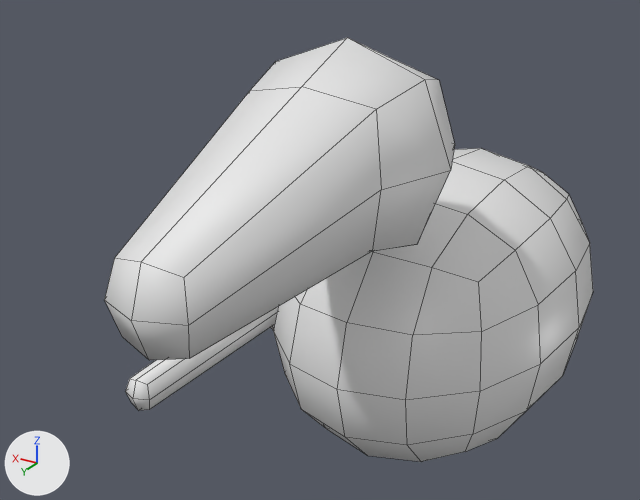
The Blender file datas/meshes/dodo.blend, before and after one commit.
Before and after are seen from a camera (50 mm lens) standing at (-1.86, 4.53, 2.36) and looking at (0.35, 0.84, 0.52). Arrows for +X, +Y and +Z are at lower left; the lights stay in place. Mesh edges are drawn as thin lines.

The first picture shows '0-body', '2-lower-leg', '3-head'.
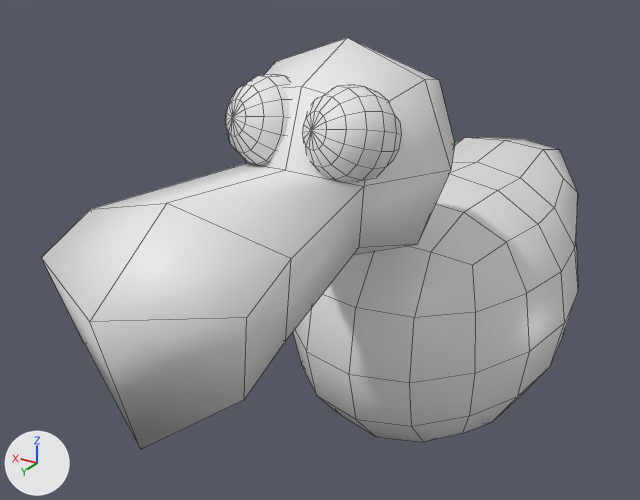
Changed parts and their boxes (x1, y1, x2, y2) in the pictures (640 x 500 px; the box of a moved part takes in the faces that stretch with it):
'3-head', reshaped (18% wider, 28% taller): before (104, 38, 455, 360); after (42, 38, 455, 449)
'0-body', reshaped (11% narrower): before (273, 148, 593, 462); after (293, 137, 578, 442)
part 2 of me_cube_003, added: after (225, 74, 289, 166)
part 3 of me_cube_003, added: after (302, 84, 401, 182)
part 4 of me_cube_003, moved or reshaped: before (104, 87, 451, 360); after (42, 87, 451, 449)
'2-lower-leg', unchanged, covered by the edit: before (126, 307, 278, 410)

Patch to the scene script:
```diff
--- a/datas/meshes/dodo.blend.py
+++ b/datas/meshes/dodo.blend.py
@@ me_cube @@
 # used by ob_0_body; location = (0.0, 0.0, 0.0)
-me_cube.from_pydata(...)  # 98 vertices, 96 faces; spans x -0.84..0.84, y -1.26..1.26, z -0.84..0.84
+me_cube.from_pydata(...)  # 98 vertices, 96 faces; spans x -0.76..0.76, y -1.29..1.14, z -0.75..0.77
+# me_cube part 1: 98 of 98 vertices moved; they spanned x -0.84..0.84, y -1.26..1.26, z -0.84..0.84 and now span x -0.76..0.76, y -1.29..1.14, z -0.75..0.77; mean shift (0.0, -0.02, 0.05); largest move (-0.32, -1.09, 0.32) -> (-0.28, -1.22, 0.63)
 me_cube.materials.append(mat_material)
@@ me_cube_003 @@
 # used by ob_3_head; location = (0.0, 1.2, 1.2)
-me_cube_003.from_pydata(...)  # 34 vertices, 32 faces; spans x -0.5..0.5, y -0.5..1.43, z -0.5..0.5
+me_cube_003.from_pydata(...)  # 266 vertices, 292 faces; spans x -0.5..0.5, y -0.5..1.61, z -0.7..0.5
+# me_cube_003 part 2: a new loose piece of 114 vertices spanning x -0.01..0.39, y 0.1..0.5, z -0.02..0.38
+# me_cube_003 part 3: a new loose piece of 114 vertices spanning x -0.39..0.01, y 0.1..0.5, z -0.02..0.38
+# me_cube_003 part 4
+# 9 vertices are removed from x -0.37..0.37, y 0.37..1.36, z -0.35..0.0
+# 16 faces are deleted
+# 4 vertices move from x -0.3..0.3, y 0.3..1.43, z -0.38..-0.2 to x -0.24..0.24, y 0.3..1.44, z -0.7..-0.3
+# 13 vertices are added at x -0.44..0.44, y 0.37..1.61, z -0.45..0.14
+# 20 new faces join them
```
